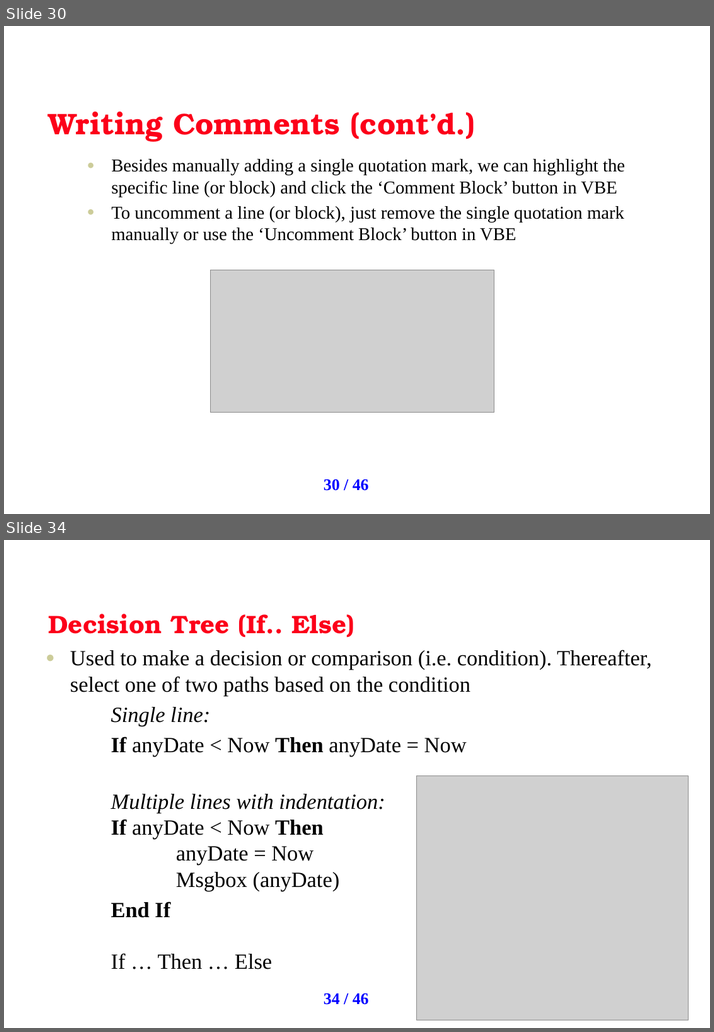
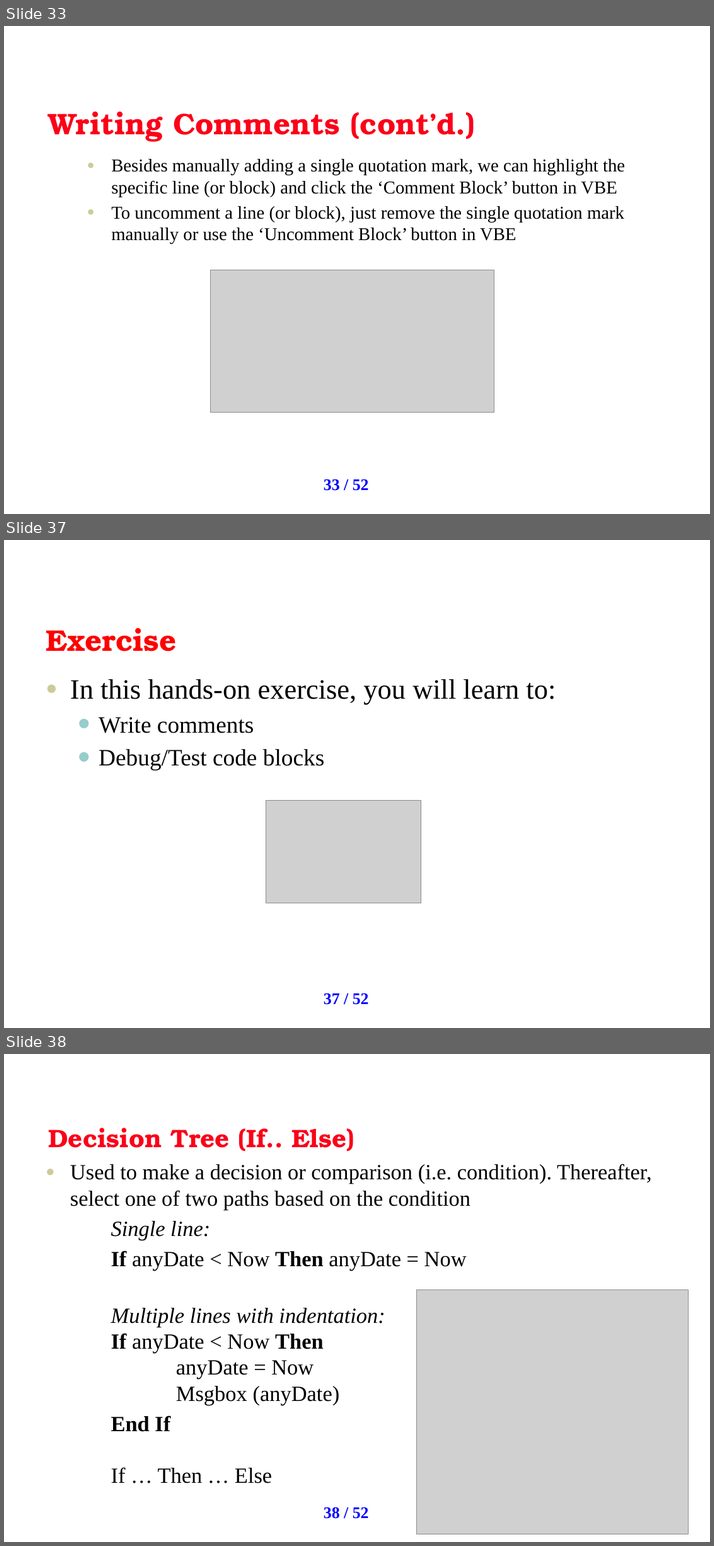
Before and after one commit to uhasan1/Quantitative-Finance, a slide deck: AO VBA Training Slides v3.pptx. Shown one above the other, each under a label of ours: slides 30 and 34 before the commit, slides 33, 37 and 38 after it; the slides between them are not shown. The pictures are 714x1032 and 714x1546 pixels, drawn with LibreOffice and Linux fonts; fonts in the diff are those of the drawing; grey boxes stand for pictures; background and template pictures are left out. Boxes give left, top, right and bottom in pixels: in the first picture for what was removed or moved away, otherwise in the second. Text is boxed around its words. In the diff, an @@ line names an element or a change of style, - is before the commit and + after.

```diff
--- a/AO VBA Training Slides v3.pptx
+++ b/AO VBA Training Slides v3.pptx
@@ slide 37 added at box(4, 540, 710, 1028), background #FFFFFF; not listed: 1 template element that a slide beside it also shows @@
@@ title added at box(46, 628, 177, 652), 33 pt, text #FF0000, bold @@
+Exercise
@@ text added at box(70, 679, 555, 770), 31 pt, text #000000 @@
+● In this hands-on exercise, you will learn to:
+  • Write comments
+  • Debug/Test code blocks
@@ picture added at box(266, 801, 421, 904) @@
@@ what was slide 30 is now slide 33 @@
@@ page number at box(323, 480, 369, 491): text changed @@
-30 / 46
+33 / 52
@@ what was slide 34 is now slide 38 @@
@@ page number at box(323, 1507, 369, 1519): text changed @@
-34 / 46
+38 / 52
```
Also in this commit, not shown: 19 slides changed, 5 other slides added.
